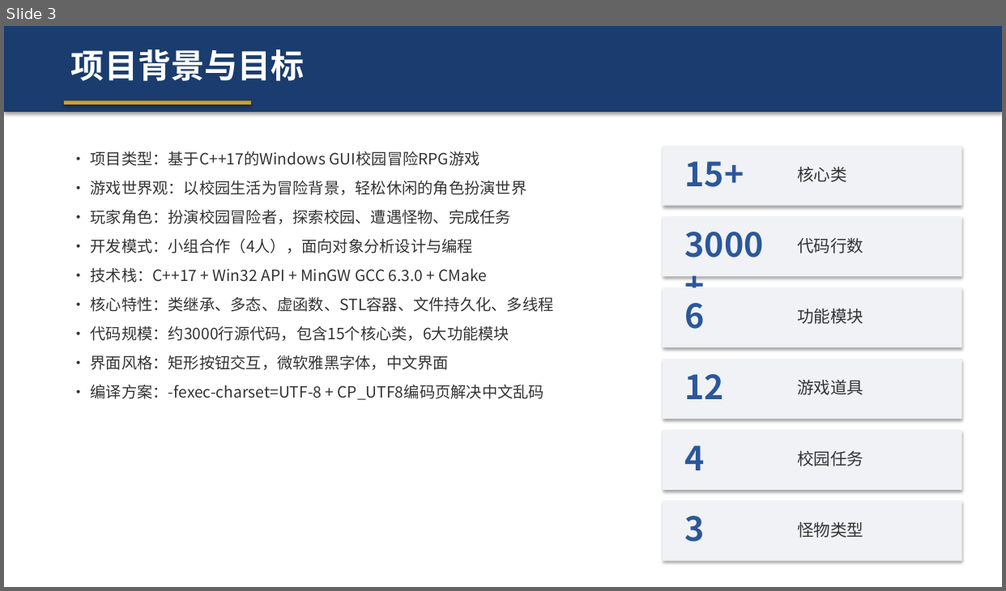
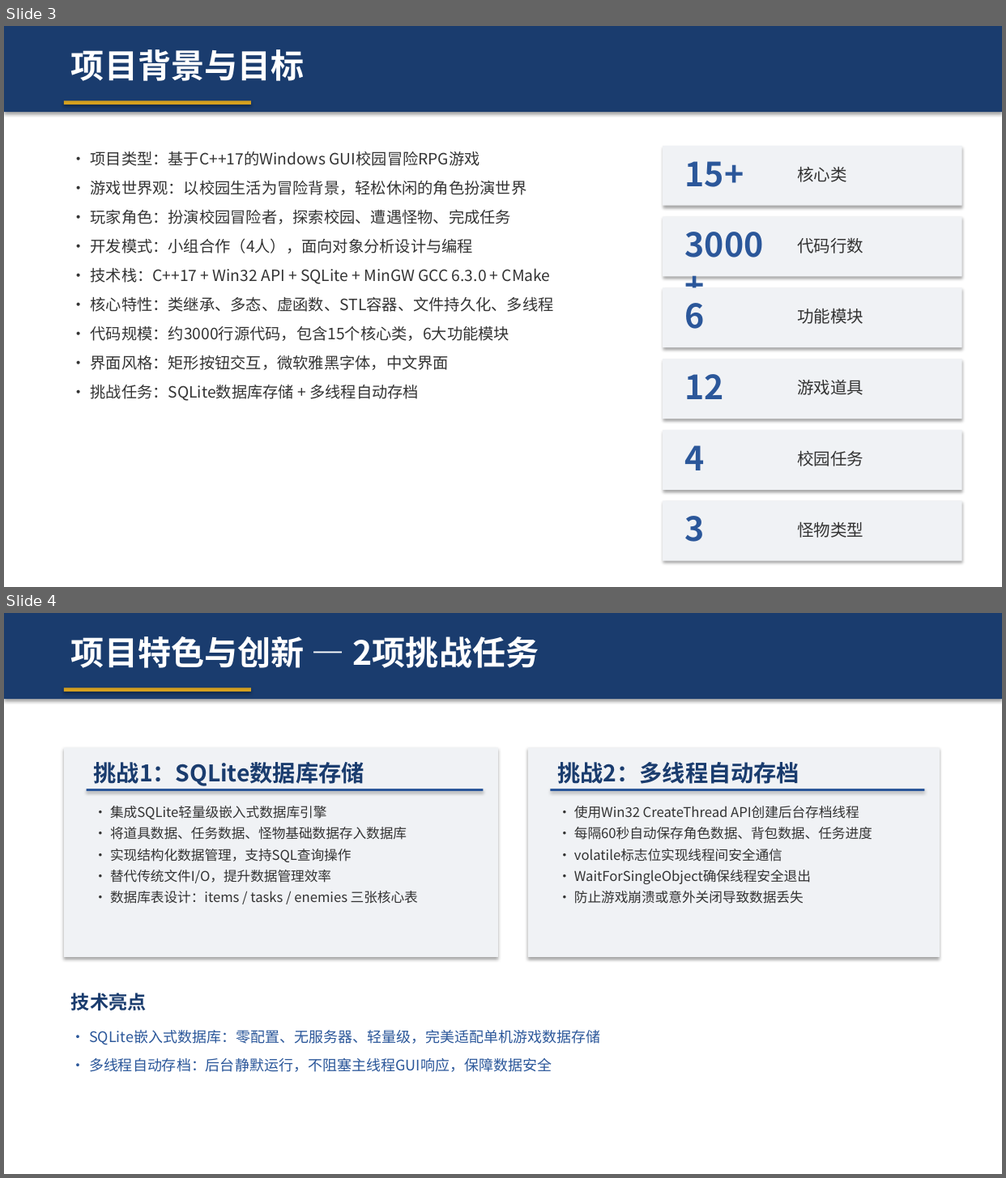
Before and after one commit to wechi123/-, a slide deck: build/校园RPG冒险游戏_汇报.pptx. Shown one above the other, each under a label of ours: slide 3 before the commit, slides 3 and 4 after it. The pictures are 1006x591 and 1006x1178 pixels, drawn with LibreOffice and Linux fonts; fonts in the diff are those of the drawing. Boxes give left, top, right and bottom in pixels: in the first picture for what was removed or moved away, otherwise in the second. Text is boxed around its words. In the diff, an @@ line names an element or a change of style, - is before the commit and + after.

```diff
--- a/build/校园RPG冒险游戏_汇报.pptx
+++ b/build/校园RPG冒险游戏_汇报.pptx
@@ slide 4 added at [4,613,1002,1174], background #FFFFFF @@
@@ rectangle added at [4,613,1002,699], fill #1A3C6E @@
@@ text added at [71,636,539,668], 32 pt, text #FFFFFF, bold @@
+项目特色与创新 — 2项挑战任务
@@ rectangle added at [64,688,251,692], fill #D4A01F @@
@@ rectangle added at [64,747,498,957], fill #F0F2F5 @@
@@ rectangle added at [528,747,940,957], fill #F0F2F5 @@
@@ text added at [94,762,364,786], 22 pt, text #1A3C6E, bold @@
+挑战1：SQLite数据库存储
@@ text added at [558,762,799,784], 22 pt, text #1A3C6E, bold @@
+挑战2：多线程自动存档
@@ rectangle added at [87,789,484,791], fill #2B579A @@
@@ text added at [110,806,418,904], 13 pt, text #333333 @@
+• 集成SQLite轻量级嵌入式数据库引擎
+• 将道具数据、任务数据、怪物基础数据存入数据库
+• 实现结构化数据管理，支持SQL查询操作
+• 替代传统文件I/O，提升数据管理效率
+• 数据库表设计：items / tasks / enemies 三张核心表
@@ rectangle added at [551,789,925,791], fill #2B579A @@
@@ text added at [574,806,872,904], 13 pt, text #333333 @@
+• 使用Win32 CreateThread API创建后台存档线程
+• 每隔60秒自动保存角色数据、背包数据、任务进度
+• volatile标志位实现线程间安全通信
+• WaitForSingleObject确保线程安全退出
+• 防止游戏崩溃或意外关闭导致数据丢失
@@ text added at [71,993,146,1011], 18 pt, text #1A3C6E, bold @@
+技术亮点
@@ text added at [89,1030,601,1072], 14 pt, text #2B579A @@
+• SQLite嵌入式数据库：零配置、无服务器、轻量级，完美适配单机游戏数据存储
+• 多线程自动存档：后台静默运行，不阻塞主线程GUI响应，保障数据安全
@@ slide 3 changed as well @@
@@ text at [91,268,551,284]: text changed @@
-• 技术栈：C++17 + Win32 API + MinGW GCC 6.3.0 + CMake
+• 技术栈：C++17 + Win32 API + SQLite + MinGW GCC 6.3.0 + CMake
@@ text at [91,385,420,401]: text changed @@
-• 编译方案：-fexec-charset=UTF-8 + CP_UTF8编码页解决中文乱码
+• 挑战任务：SQLite数据库存储 + 多线程自动存档
```
Also in this commit, not shown: 10 other slides changed, 4 other slides added, 7 slides removed, 24 other files.
